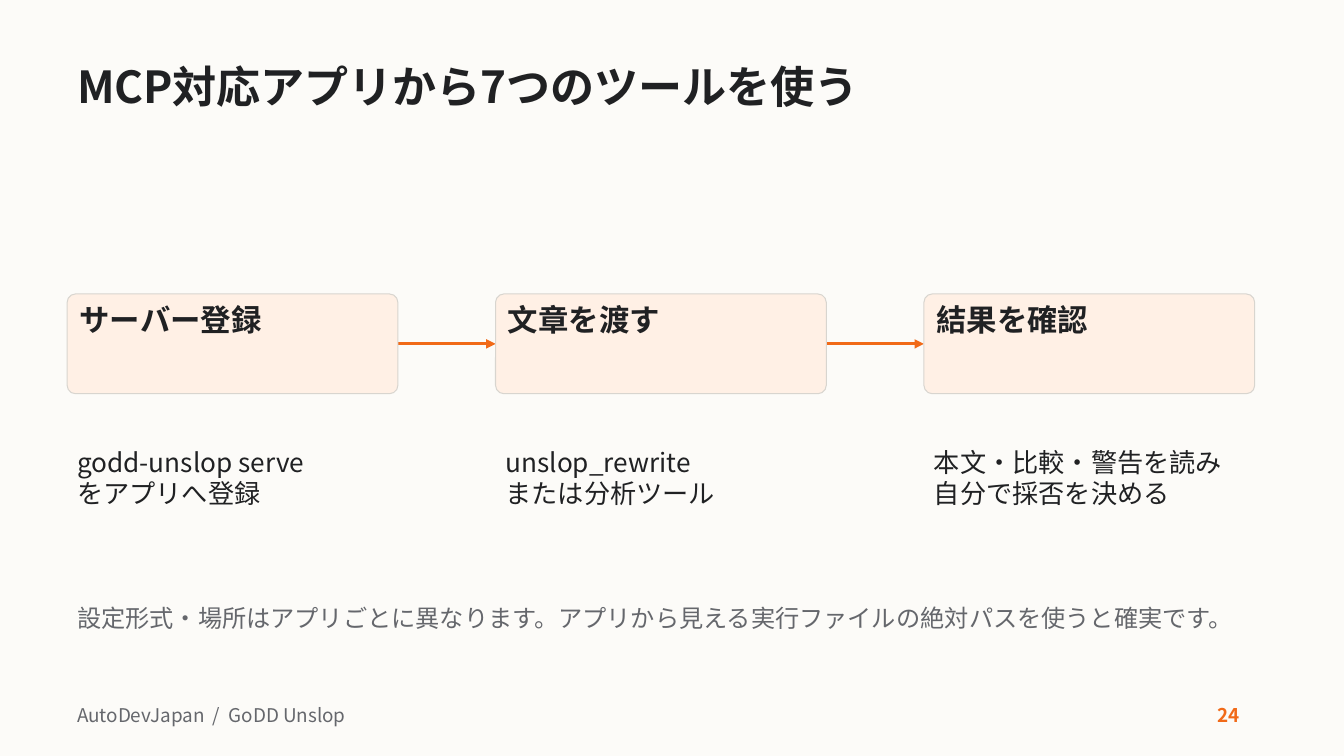
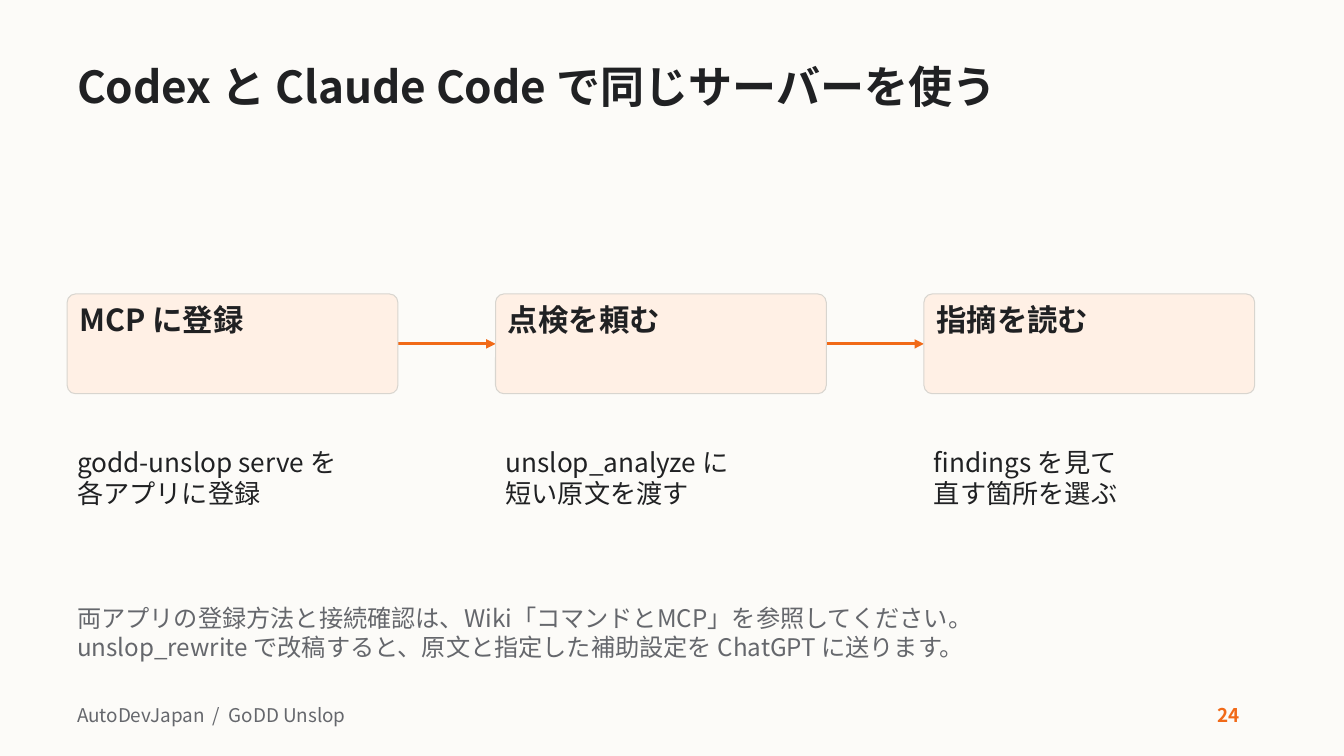
Before and after one commit to AutoDevJapan/GoDD-Unslop, a slide deck: slide 24 of docs/user-guide.pptx. Drawn at 1344x756 pixels with LibreOffice and Linux fonts; fonts in the diff are those of the drawing. Boxes give left, top, right and bottom in pixels: in the first picture for what was removed or moved away, otherwise in the second. Text is boxed around its words. In the diff, an @@ line names an element or a change of style, - is before the commit and + after.

Commit message:
操作を頼む文と動作を説明する文を書き分け、教材と例文をそろえる

```diff
--- a/docs/user-guide.pptx
+++ b/docs/user-guide.pptx
@@ title at box(77, 65, 997, 107): text changed @@
-MCP対応アプリから7つのツールを使う
+Codex と Claude Code で同じサーバーを使う
@@ text in rounded rectangle at box(80, 305, 244, 334): text changed @@
-サーバー登録
+MCP に登録
@@ text in rounded rectangle at box(508, 305, 660, 334): text changed @@
-文章を渡す
+点検を頼む
@@ text in rounded rectangle at box(936, 305, 1088, 334): text changed @@
-結果を確認
+指摘を読む
@@ text at box(77, 451, 336, 506): text changed @@
-godd-unslop serve
-をアプリへ登録
+godd-unslop serve を
+各アプリに登録
@@ text at box(505, 451, 728, 505): text changed @@
-unslop_rewrite
-または分析ツール
+unslop_analyze に
+短い原文を渡す
@@ text at box(934, 451, 1117, 505): text changed @@
-本文・比較・警告を読み
-自分で採否を決める
+findings を見て
+直す箇所を選ぶ
@@ text at box(77, 606, 972, 662): text changed @@
-設定形式・場所はアプリごとに異なります。アプリから見える実行ファイルの絶対パスを使うと確実です。
+両アプリの登録方法と接続確認は、Wiki「コマンドとMCP」を参照してください。
+unslop_rewrite で改稿すると、原文と指定した補助設定を ChatGPT に送ります。
```
Also in this commit, not shown: 25 other slides changed, 16 other files.
